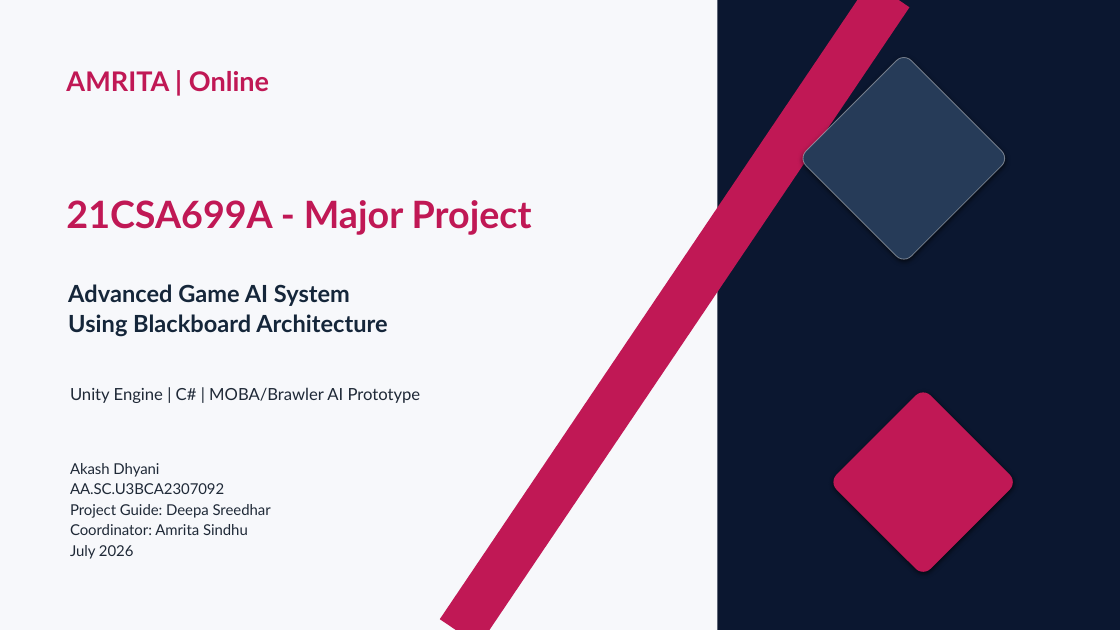
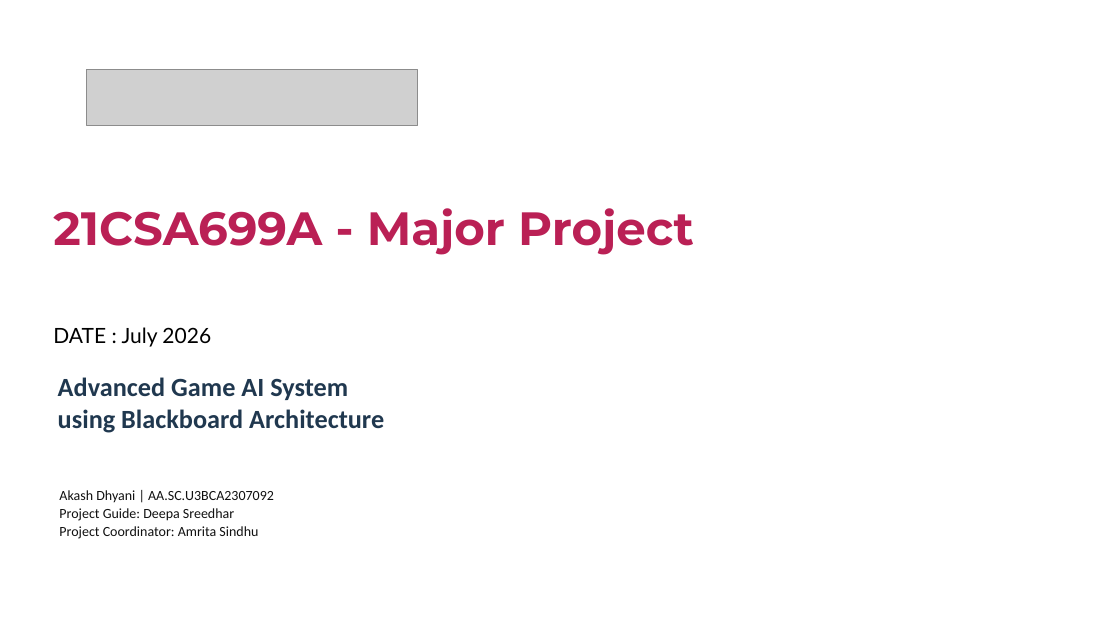
Before and after one commit to godofcoders/Csharp-HighPerf-MOBA-Core, a slide deck: slide 1 of Reports/AdvancedGameAI_FinalPresentation_AA.SC.U3BCA2307092.pptx. Drawn at 1120x630 pixels with LibreOffice and Linux fonts; fonts in the diff are those of the drawing; grey boxes stand for pictures; background and template pictures are left out. Boxes give left, top, right and bottom in pixels: in the first picture for what was removed or moved away, otherwise in the second. Text is boxed around its words. In the diff, an @@ line names an element or a change of style, - is before the commit and + after.

Commit message:
docs(presentation): restore required project template

```diff
--- a/Reports/AdvancedGameAI_FinalPresentation_AA.SC.U3BCA2307092.pptx
+++ b/Reports/AdvancedGameAI_FinalPresentation_AA.SC.U3BCA2307092.pptx
@@ rectangle removed at box(0, 0, 1120, 630) @@
@@ rectangle removed at box(440, 0, 910, 630) @@
@@ rectangle removed at box(718, 0, 1120, 630) @@
@@ rounded rectangle removed at box(799, 53, 1010, 264) @@
@@ text removed at box(66, 71, 269, 92) @@
-AMRITA | Online
@@ picture added at box(87, 70, 418, 126) @@
@@ text "21CSA699A - Major Project": place and size @@
-text "21CSA699A - Major Project" at box(66, 200, 532, 235)
+text "21CSA699A - Major Project" at box(53, 208, 694, 347)
@@ text at box(53, 208, 694, 255): size 32.2 to 40 pt, font Lato to Montserrat, text colour #C01855 to #BA2055 in "21CSA699A - Major Project"; line spacing 1.05 to 40pt @@
@@ text at box(53, 327, 211, 347): paragraph added @@
+DATE : July 2026
@@ text "Advanced Game AI System": place and size @@
-text "Advanced Game AI System" at box(68, 284, 388, 337)
+text "Advanced Game AI System" at box(58, 377, 384, 433)
@@ text at box(58, 377, 348, 400): size 20.2 to 22.5 pt, font Lato to Calibri, text colour #15263A to #20384F in "Advanced Game AI System"; line spacing 1.04 to 1.02 @@
@@ text removed at box(70, 387, 421, 403) @@
-Unity Engine | C# | MOBA/Brawler AI Prototype
@@ rounded rectangle removed at box(830, 388, 1017, 576) @@
@@ text at box(58, 409, 384, 433): text changed; size 20.2 to 22.5 pt; font Lato to Calibri; text colour #15263A to #20384F @@
-Using Blackboard Architecture
+using Blackboard Architecture
@@ text "Akash Dhyani | AA.SC.U3BCA2307092": place and size @@
-text "Akash Dhyani | AA.SC.U3BCA2307092" at box(70, 463, 271, 559)
+text "Akash Dhyani | AA.SC.U3BCA2307092" at box(59, 490, 274, 539)
@@ text at box(59, 490, 274, 502): text changed; size 12.8 to 12 pt; font Lato to Calibri; text colour #1F2937 to #111111 @@
-Akash Dhyani
-AA.SC.U3BCA2307092
+Akash Dhyani | AA.SC.U3BCA2307092
@@ text at box(59, 508, 234, 521): size 12.8 to 12 pt, font Lato to Calibri, text colour #1F2937 to #111111 in "Project Guide: Deepa Sreedhar"; line spacing 1.15 to 1.08 @@
@@ text at box(59, 526, 258, 539): text changed; size 12.8 to 12 pt; font Lato to Calibri; text colour #1F2937 to #111111 @@
-Coordinator: Amrita Sindhu
-July 2026
+Project Coordinator: Amrita Sindhu
```
Also in this commit, not shown: 15 slides added, 15 slides removed, 2 other files.
